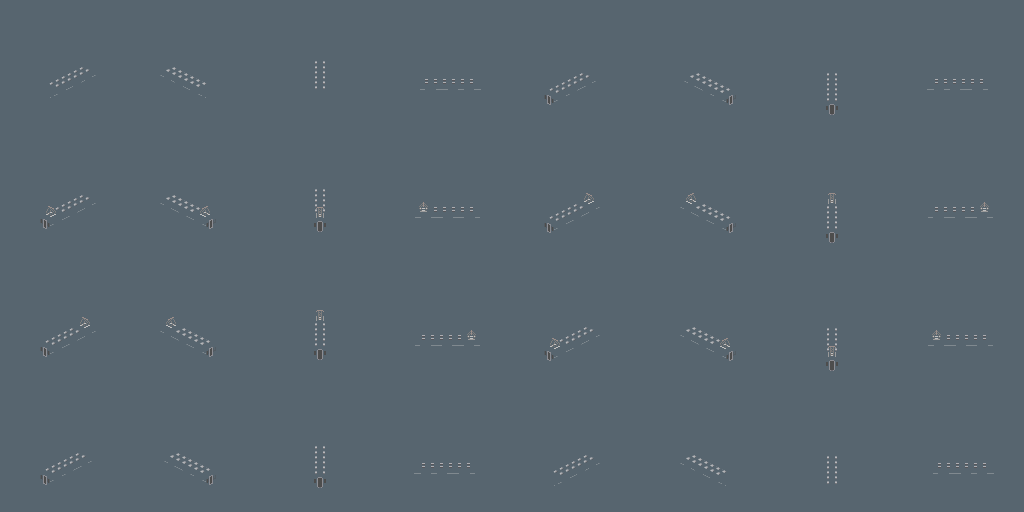
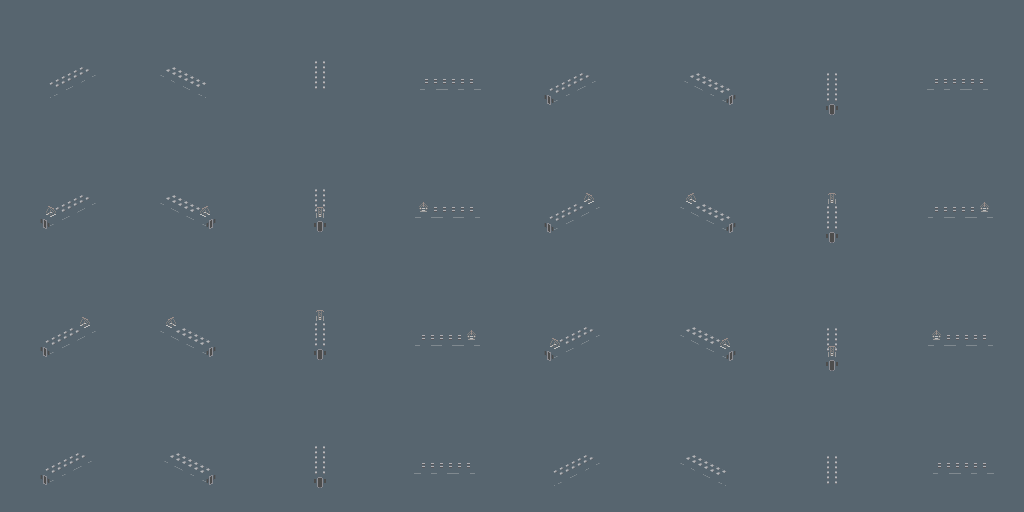
The second 1024×512 image is a revision of the first. Changes to its layers:
painted on "妻面" over (x1=214, y1=95, x2=735, y2=479)
